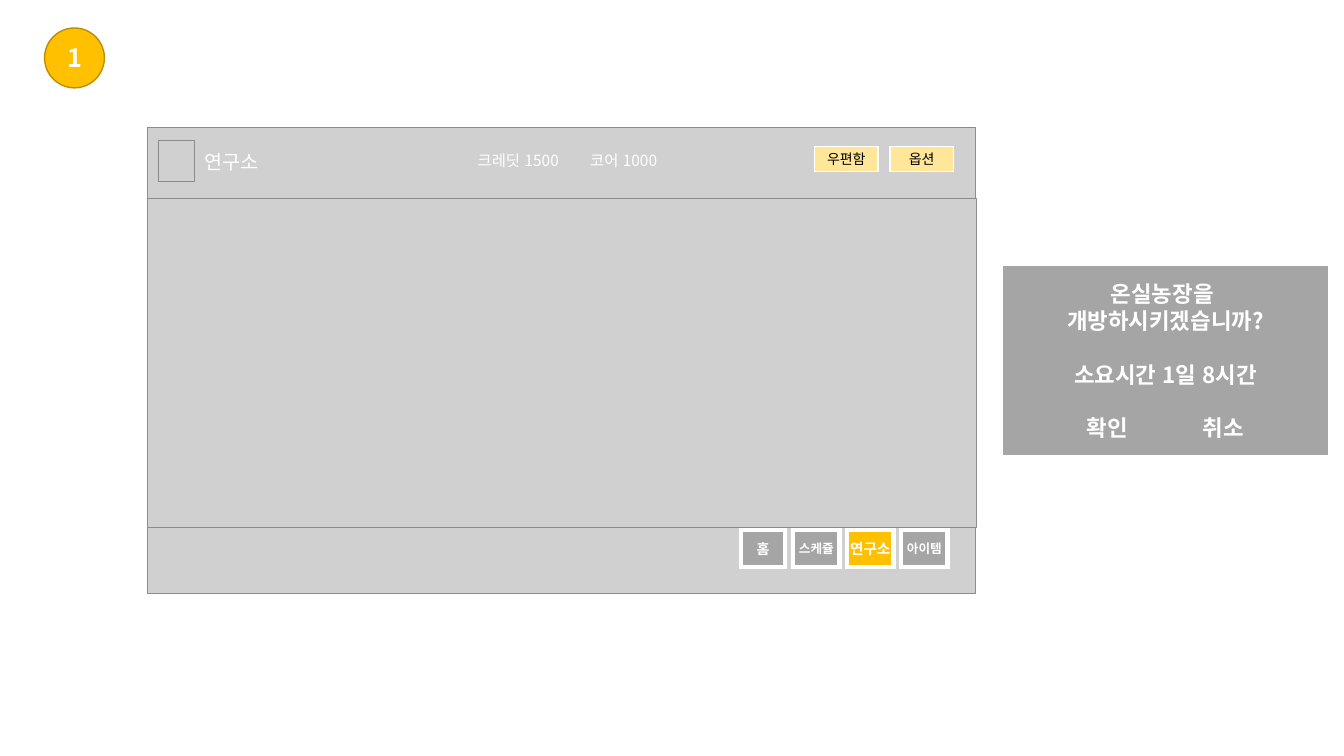
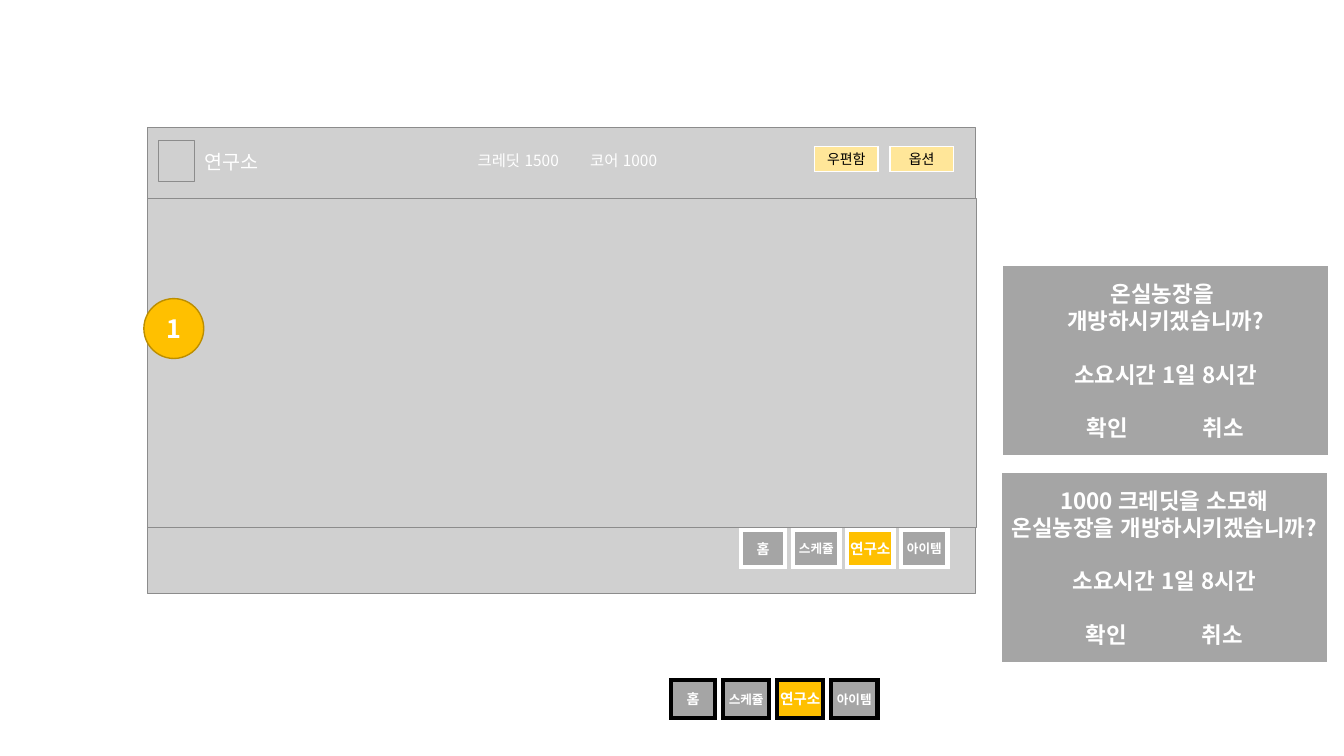
Before and after one commit to kalmmis/AndroidMaker, a slide deck: slide 9 of AndroidMaker UI 구성 참조문서.pptx. Drawn at 1344x756 pixels with LibreOffice and Linux fonts; fonts in the diff are those of the drawing; grey boxes stand for pictures; background and template pictures are left out. Boxes give left, top, right and bottom in pixels: in the first picture for what was removed or moved away, otherwise in the second. Text is boxed around its words. In the diff, an @@ line names an element or a change of style, - is before the commit and + after.

Commit message:
dev: 20210507
스케쥴 쪽 기획서 대로 레이아웃 잡음

```diff
--- a/AndroidMaker UI 구성 참조문서.pptx
+++ b/AndroidMaker UI 구성 참조문서.pptx
@@ ellipse "1": place and size @@
-ellipse "1" at (44, 28, 104, 88)
+ellipse "1" at (144, 298, 204, 358)
@@ rectangle added at (1000, 471, 1330, 663), fill #A5A5A5, outline #FFFFFF 3 pt, 16 pt, text #FFFFFF, bold @@
+1000 크레딧을 소모해
+온실농장을 개방하시키겠습니까?
+소요시간 1일 8시간
+확인 취소
@@ rectangle added at (670, 681, 715, 718), fill #A5A5A5, outline #000000 3 pt, 10 pt, text #FFFFFF, bold @@
+홈
@@ rectangle added at (723, 681, 769, 718), fill #A5A5A5, outline #000000 3 pt, 9 pt, text #FFFFFF, bold @@
+스케쥴
@@ rectangle added at (777, 681, 824, 718), fill #FFC000, outline #000000 3 pt, 10.5 pt, text #FFFFFF, bold @@
+연구소
@@ rectangle added at (831, 681, 877, 718), fill #A5A5A5, outline #000000 3 pt, 9 pt, text #FFFFFF, bold @@
+아이템
```
Also in this commit, not shown: 5 other slides changed, 3 slides added, 1 slide removed, 22 other files.
